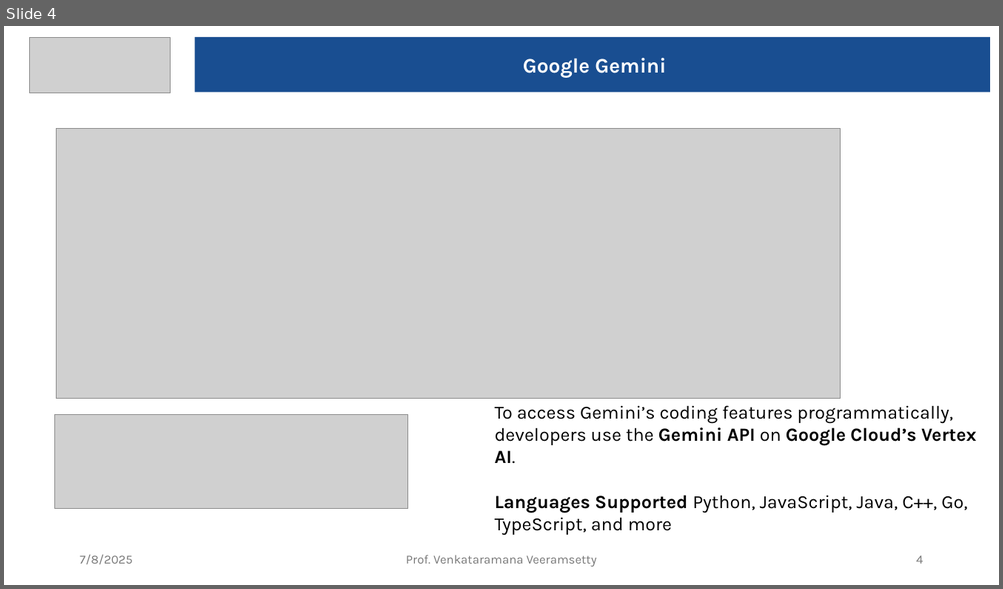
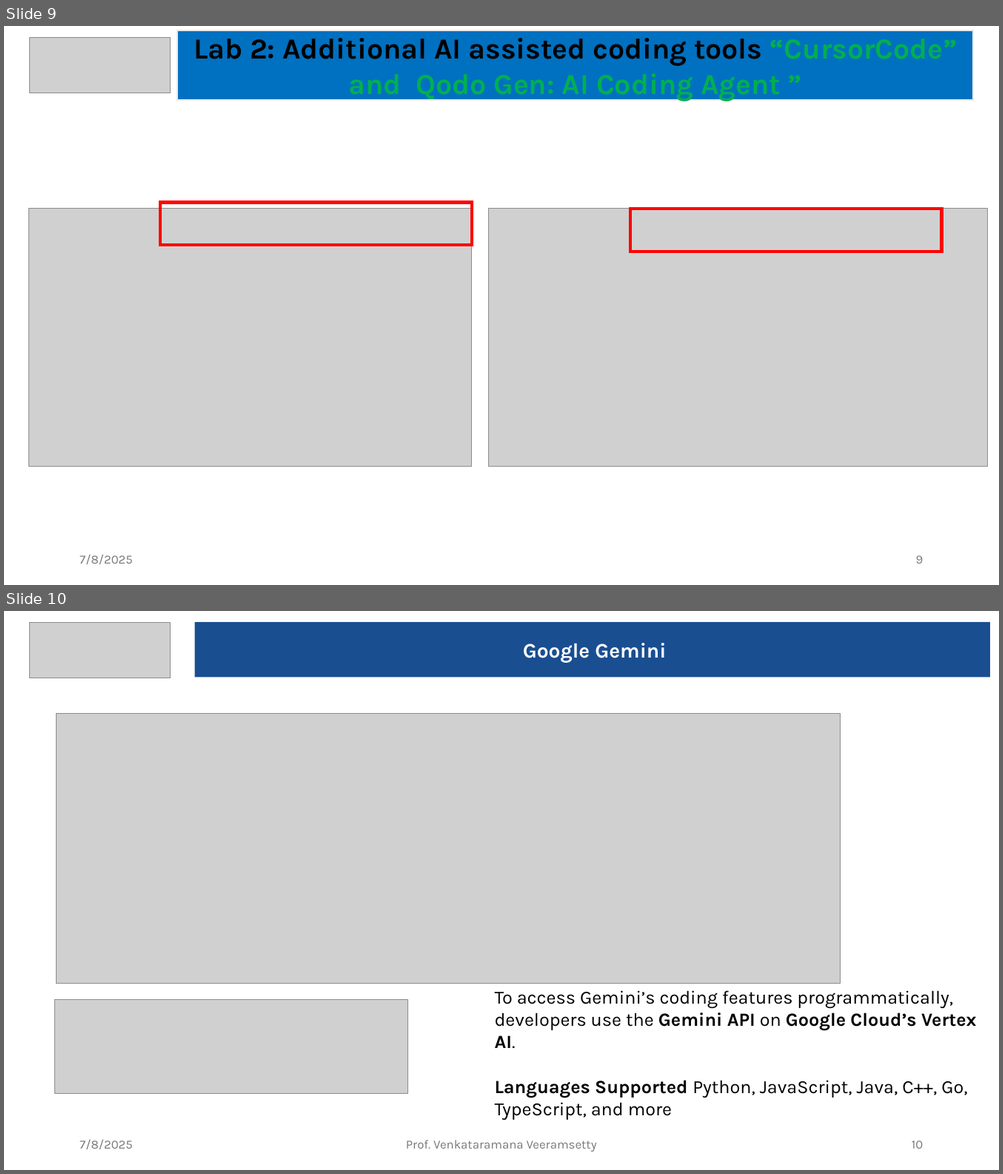
Before and after one commit to vvrgit/AI-Assisted-Coding, a slide deck: Lecture#3.pptx. Shown one above the other, each under a label of ours: slide 4 before the commit, slides 9 and 10 after it. The pictures are 1003x589 and 1003x1174 pixels, drawn with LibreOffice and Linux fonts; fonts in the diff are those of the drawing; grey boxes stand for pictures. Boxes give left, top, right and bottom in pixels: in the first picture for what was removed or moved away, otherwise in the second. Text is boxed around its words. In the diff, an @@ line names an element or a change of style, - is before the commit and + after.

```diff
--- a/Lecture#3.pptx
+++ b/Lecture#3.pptx
@@ slide 9 added at <box>4,26,999,585</box>, background #FFFFFF @@
@@ picture added at <box>30,38,170,93</box> @@
@@ rectangle added at <box>177,30,973,100</box>, fill #0070C0, outline #E8E8E8 1.5 pt, 28 pt, text #00B050, bold @@
+Lab 2: Additional AI assisted coding tools “CursorCode” and Qodo Gen: AI Coding Agent ”
@@ rectangle added at <box>161,203,472,245</box>, outline #FF0000 3 pt @@
@@ picture added at <box>28,209,472,467</box> @@
@@ picture added at <box>489,209,987,467</box> @@
@@ rectangle added at <box>630,209,941,251</box>, outline #FF0000 3 pt @@
@@ text added at <box>79,555,133,565</box>, 12 pt, text #797979 @@
+7/8/2025
@@ page number added at <box>916,556,923,564</box>, 12 pt, text #797979 @@
+9
@@ what was slide 4 is now slide 10 @@
@@ page number at <box>911,1141,922,1149</box>: text changed @@
-4
+10
```
Also in this commit, not shown: 5 other slides added, 1 other file.
